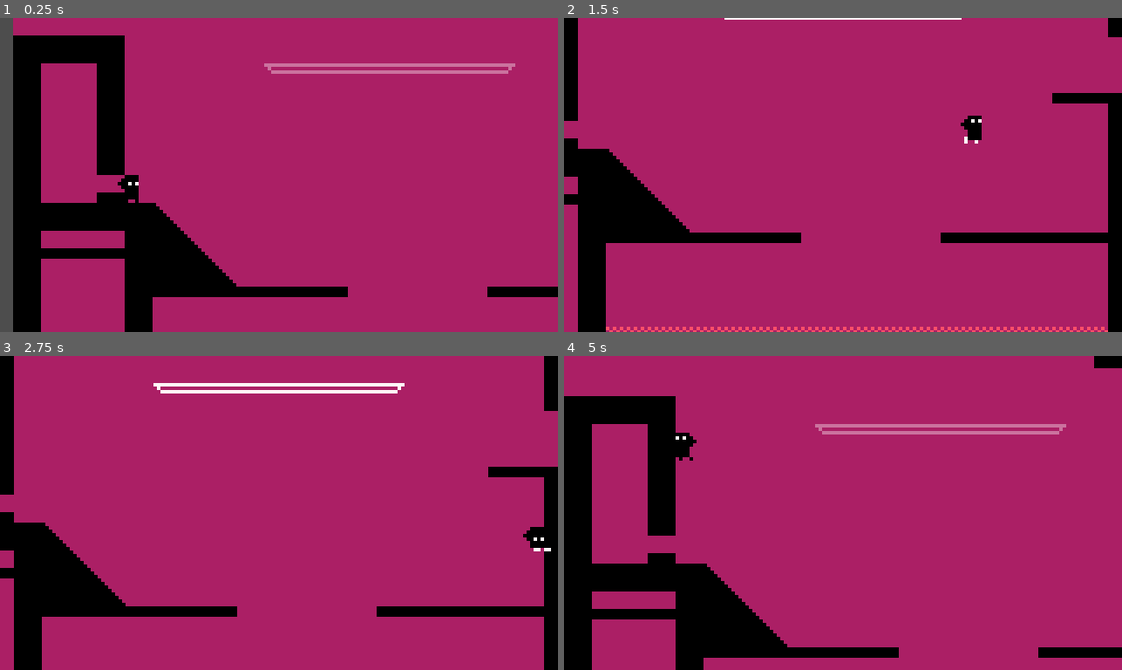
Above: before the commit, frames 1-4 (two rows, left to right).
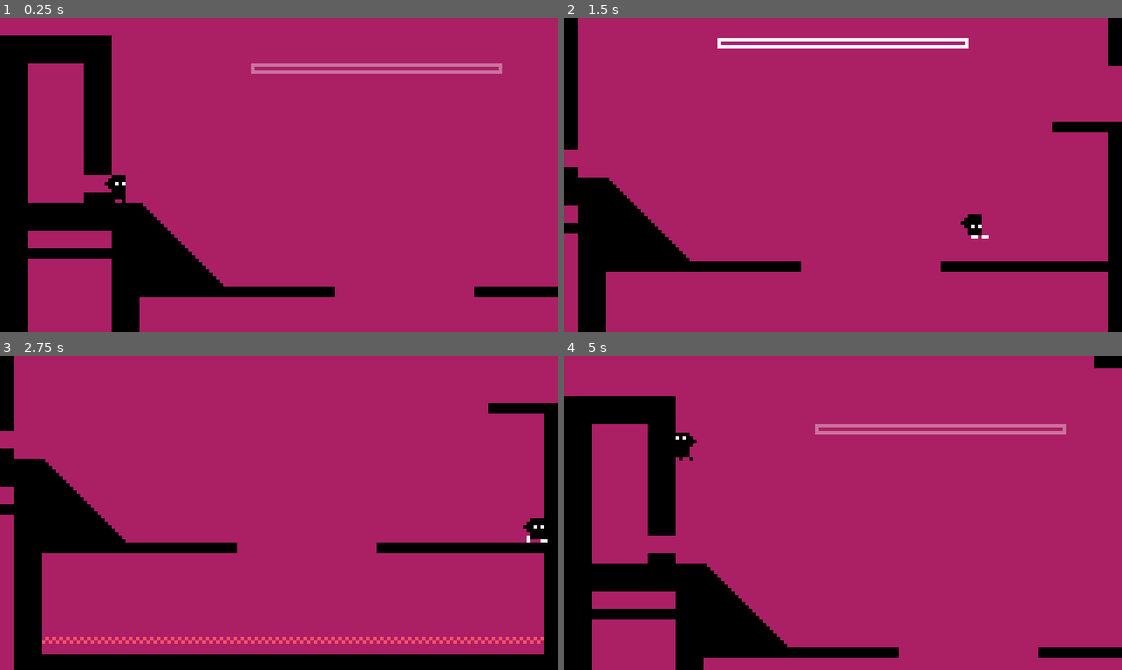
Above: after the commit, the same moments.

Repository: justindeogrades/godotminivania
Game: Godot game, scene res://scene_manager.tscn
Same seed, same stepped clock (60 frames per second), same inputs: the game is played once before the commit and once after it. Before the commit the project starts from res://RedLevel.tscn.
Inputs:
- Up to frame 1 (0.25 s): no input
- Up to frame 2 (1.5 s): hold D (right) 0.53-1.28 s; tap Shift (dash) at 0.6 s; tap Space (jump) at 0.77, 0.8, 1.07, 1.35 s; hold S (down) from 1.28 s (still down)
- Up to frame 3 (2.75 s): tap Space (jump) at 1.52, 1.82, 2.3 s; tap Shift (dash) at 1.55, 2.1 s; release S (down) at 2.03 s; hold D (right) from 2.03 s (still down)
- Up to frame 4 (5 s): release D (right) at 2.78 s; hold W (up) 2.78-3.53 s; tap Shift (dash) at 2.85, 4.35 s; tap Space (jump) at 3.02, 3.32, 3.6, 3.77, 4.07, 4.52, 4.82 s; hold A (left) from 3.53 s (still down)

The runs differ from the first frame. In frame 1, 8.2% of the frame differs, in the area x 0-93%, y 0-100%; in frame 2, 10%; in frame 3, 18%, in the area x 0-100%, y 0-100%; in frame 4, less than 0.1%.

Commit message:
Put all scenes under a scene manager node, added a room transition fade out/in effect, refined scene switching, and modified the ghost tileset.

Diff:
--- a/BlueLevel.tscn
+++ b/BlueLevel.tscn
@@ -1,13 +1,14 @@
-[gd_scene load_steps=8 format=3 uid="uid://bgihl8jtdn8dk"]
+[gd_scene load_steps=9 format=3 uid="uid://bgihl8jtdn8dk"]
 
 [ext_resource type="TileSet" uid="uid://cu3gw87g3uvi7" path="res://Tilesets/background.tres" id="1_63jd3"]
 [ext_resource type="Script" path="res://BlueLevel.gd" id="1_tpuii"]
 [ext_resource type="TileSet" uid="uid://b1vmkb4dmwqml" path="res://Tilesets/hazards.tres" id="2_opk8n"]
 [ext_resource type="TileSet" uid="uid://5ty0ghq1d5ik" path="res://Tilesets/terrain.tres" id="3_kl454"]
+[ext_resource type="TileSet" uid="uid://b2hd3pg5ga6bb" path="res://Tilesets/ghost.tres" id="5_0yati"]
 [ext_resource type="Script" path="res://SceneWarp.gd" id="5_d64u7"]
 
 [sub_resource type="RectangleShape2D" id="RectangleShape2D_pd3pp"]
-size = Vector2(188, 128)
+size = Vector2(188, 143)
 
 [sub_resource type="RectangleShape2D" id="RectangleShape2D_sfpkf"]
 size = Vector2(20, 16)
@@ -35,13 +36,20 @@
 layer_0/name = "Collide"
 layer_0/tile_data = PackedInt32Array(327677, 65536, 0, 327678, 65536, 0, 327679, 65536, 0, 262144, 65536, 0, 262145, 65 …(1157 unchanged characters)…
 
+[node name="Ghost Tiles" type="TileMap" parent="."]
+modulate = Color(1, 1, 1, 0.384314)
+tile_set = ExtResource("5_0yati")
+cell_quadrant_size = 8
+format = 2
+layer_0/tile_data = PackedInt32Array(-262139, 65536, 0, -262138, 131072, 0, -262137, 131072, 0, -262136, 131072, 0, -262135, 131072, 0, -262134, 131072, 0, -262133, 131072, 0, -262132, 131072, 0, -262131, 196608, 0)
+
 [node name="RoomA" type="Area2D" parent="."]
 
 [node name="CollisionShape2D" type="CollisionShape2D" parent="RoomA"]
-position = Vector2(62, 7)
+position = Vector2(62, -0.5)
 shape = SubResource("RectangleShape2D_pd3pp")
 
-[node name="SceneWarp" type="Area2D" parent="."]
+[node name="SceneWarp" type="Area2D" parent="." groups=["SceneWarps"]]
 script = ExtResource("5_d64u7")
 warp_to_pos = Vector2(366, 54)
 warp_to_scene_path = "res://RedLevel.tscn"
@@ -50,7 +58,7 @@
 position = Vector2(-52, 23)
 shape = SubResource("RectangleShape2D_sfpkf")
 
-[node name="SceneWarp2" type="Area2D" parent="."]
+[node name="SceneWarp2" type="Area2D" parent="." groups=["SceneWarps"]]
 script = ExtResource("5_d64u7")
 warp_to_pos = Vector2(366, -18)
 warp_to_scene_path = "res://RedLevel.tscn"
--- a/Characters/Player.gd
+++ b/Characters/Player.gd
@@ -35,12 +35,12 @@
 var sprite_flipped = false;
 var dead = false;
 var death_frame = 0;
-var player_control = true;
+var player_control = false;
 var last_pos_on_floor = Vector2(0, 0);
 var floor_pos_update_frame = 0;
 
 func _ready():
-	print_debug("Player created.");
+	camera.position_smoothing_enabled = false;
 
 func _physics_process(delta):
 
@@ -66,11 +66,11 @@
 				last_pos_on_floor = position;
 				floor_pos_update_frame = 0;
 
-	if player_control:
+	if player_control and not dead:
 		if Input.is_action_just_pressed("jump"):
 			if is_on_floor():
 				velocity.y = jump_velocity
-			elif  double_jump_ready:
+			elif  double_jump_ready and not dashing:
 				velocity.y = double_jump_velocity
 				emit_particle_burst(Vector3(0,1,0));
 				double_jump_ready = false
@@ -126,6 +126,7 @@
 				ghost_ready = true;
 	else:
 		velocity = Vector2.ZERO;
+		pass
 
 	update_animation()
 	move_and_slide()
@@ -157,12 +158,6 @@
 			shoes_sprite.flip_h = false;
 
 func detect_hazards():
-	"""
-	for i in get_slide_collision_count():
-		var collision = get_slide_collision(i)
-		if collision.get_collider().name == "Hazards":
-			death();
-	"""
 	if is_colliding_with_tile("Hazards"):
 		death();
 
@@ -206,9 +201,17 @@
 			return true;
 
 func _on_room_detector_area_entered(area):
-	var collision_shape = area.get_node("CollisionShape2D");
-	var size = collision_shape.shape.extents * 2;
-	camera.limit_top = collision_shape.global_position.y - size.y / 2;
-	camera.limit_bottom = collision_shape.global_position.y + size.y / 2;
-	camera.limit_left = collision_shape.global_position.x - size.x / 2;
-	camera.limit_right = collision_shape.global_position.x + size.x / 2;
+	if not area.is_in_group("SceneWarps"):
+		var collision_shape = area.get_node("CollisionShape2D");
+		var size = collision_shape.shape.extents * 2;
+		camera.limit_top = collision_shape.global_position.y - size.y / 2;
+		camera.limit_bottom = collision_shape.global_position.y + size.y / 2;
+		camera.limit_left = collision_shape.global_position.x - size.x / 2;
+		camera.limit_right = collision_shape.global_position.x + size.x / 2;
+	else:
+		player_control = false;
+
+
+func _on_timer_timeout():
+	player_control = true;
+	camera.position_smoothing_enabled = true;
--- a/Characters/Player.tscn
+++ b/Characters/Player.tscn
@@ -276,4 +276,9 @@
 drag_right_margin = 0.1
 drag_bottom_margin = 0.1
 
+[node name="Timer" type="Timer" parent="."]
+wait_time = 0.1
+autostart = true
+
 [connection signal="area_entered" from="RoomDetector" to="." method="_on_room_detector_area_entered"]
+[connection signal="timeout" from="Timer" to="." method="_on_timer_timeout"]
--- a/LevelTransition.gd
+++ b/LevelTransition.gd
@@ -1,18 +1,34 @@
 extends CanvasLayer
 
+var scene_transitioning_to = " "
+
+signal faded_to_black;
+signal faded_to_level;
 
 # Called when the node enters the scene tree for the first time.
 func _ready():
-	pass # Replace with function body.
+	#var scene_warp = get_tree().get_node("SceneManager").get_node("Levels").get_node("SceneWarp");
+	#scene_warp.player_entered.connect(_on_player_entered);
+	pass
 
 
 # Called every frame. 'delta' is the elapsed time since the previous frame.
 func _process(delta):
 	pass
 
+func begin_scene_transition(_scene_transitioning_to):
+	scene_transitioning_to = _scene_transitioning_to;
+	fade_to_black();
 
 func fade_to_black():
 	$AnimationPlayer.play("fade_to_black");
 
 func fade_to_level():
 	$AnimationPlayer.play("fade_to_level");
+
+
+func _on_animation_player_animation_finished(anim_name):
+	if anim_name == "fade_to_black":
+		emit_signal("faded_to_black");
+		get_parent().change_scene_to(scene_transitioning_to);
+		fade_to_level();
--- a/RedLevel.gd
+++ b/RedLevel.gd
@@ -7,6 +7,7 @@
 	player = load(player_scene_path).instantiate();
 	add_child(player);
 	player.position = Global.warp_pos;
+	pass
 
 
 # Called every frame. 'delta' is the elapsed time since the previous frame.
--- a/RedLevel.tscn
+++ b/RedLevel.tscn
@@ -16,7 +16,7 @@
 [sub_resource type="RectangleShape2D" id="RectangleShape2D_bfn6u"]
 size = Vector2(20, 16)
 
-[node name="Level" type="Node2D"]
+[node name="RedLevel" type="Node2D"]
 script = ExtResource("1_mvw30")
 
 [node name="Background" type="TileMap" parent="."]
@@ -56,7 +56,7 @@
 position = Vector2(263.5, 7)
 shape = SubResource("RectangleShape2D_hg21t")
 
-[node name="SceneWarp" type="Area2D" parent="."]
+[node name="SceneWarp" type="Area2D" parent="." groups=["SceneWarps"]]
 script = ExtResource("6_kus0f")
 warp_to_pos = Vector2(-30, 22)
 warp_to_scene_path = "res://BlueLevel.tscn"
@@ -65,7 +65,7 @@
 position = Vector2(394, 55)
 shape = SubResource("RectangleShape2D_bfn6u")
 
-[node name="SceneWarp2" type="Area2D" parent="."]
+[node name="SceneWarp2" type="Area2D" parent="." groups=["SceneWarps"]]
 script = ExtResource("6_kus0f")
 warp_to_pos = Vector2(-30, -50)
 warp_to_scene_path = "res://BlueLevel.tscn"
--- /dev/null
+++ b/SceneManager.gd
@@ -0,0 +1,29 @@
+extends Node
+
+var red_level_scene_path = ("res://RedLevel.tscn");
+var blue_level_scene_path = ("res://BlueLevel.tscn");
+
+var queued_scene_path = " ";
+var current_scene_node : Node2D
+var player : Node2D;
+
+
+# Called when the node enters the scene tree for the first time.
+func _ready():
+	queued_scene_path = red_level_scene_path;
+	current_scene_node = load(queued_scene_path).instantiate()
+	$Levels.add_child(current_scene_node);
+	#var player = load("res://Characters/Player.tscn").instantiate()
+	#add_child(player)
+
+
+# Called every frame. 'delta' is the elapsed time since the previous frame.
+func _process(delta):
+	pass
+
+func change_scene_to(scene_path):
+	queued_scene_path = scene_path;
+	current_scene_node.queue_free();
+	current_scene_node = load(queued_scene_path).instantiate()
+	$Levels.call_deferred("add_child", current_scene_node);
+	#add_child(current_scene_node);
--- a/SceneWarp.gd
+++ b/SceneWarp.gd
@@ -2,6 +2,8 @@
 
 @export var warp_to_pos = Vector2.ZERO;
 @export var warp_to_scene_path = " ";
+
+signal player_entered;
 
 # Called when the node enters the scene tree for the first time.
 func _ready():
@@ -15,6 +17,5 @@
 
 func _on_body_entered(body):
 	Global.warp_pos = warp_to_pos
-	get_tree().change_scene_to_file(warp_to_scene_path);
-	"""get_tree().change_scene_to_file("res://PinkLevel.tscn");"""
-	print_debug(warp_to_pos)
+	emit_signal("player_entered");
+	get_tree().get_root().get_node("SceneManager").get_node("LevelTransition").begin_scene_transition(warp_to_scene_path);
--- a/level_transition.tscn
+++ b/level_transition.tscn
@@ -1,6 +1,21 @@
 [gd_scene load_steps=6 format=3 uid="uid://drqct8ftlgw0i"]
 
 [ext_resource type="Script" path="res://LevelTransition.gd" id="1_5uuc4"]
+
+[sub_resource type="Animation" id="Animation_jpymf"]
+length = 0.001
+tracks/0/type = "value"
+tracks/0/imported = false
+tracks/0/enabled = true
+tracks/0/path = NodePath("ColorRect:color")
+tracks/0/interp = 1
+tracks/0/loop_wrap = true
+tracks/0/keys = {
+"times": PackedFloat32Array(0),
+"transitions": PackedFloat32Array(1),
+"update": 0,
+"values": [Color(0, 0, 0, 0)]
+}
 
 [sub_resource type="Animation" id="Animation_ck566"]
 resource_name = "fade_to_black"
@@ -32,21 +47,6 @@
 "values": [Color(0, 0, 0, 1), Color(0, 0, 0, 0)]
 }
 
-[sub_resource type="Animation" id="Animation_jpymf"]
-length = 0.001
-tracks/0/type = "value"
-tracks/0/imported = false
-tracks/0/enabled = true
-tracks/0/path = NodePath("ColorRect:color")
-tracks/0/interp = 1
-tracks/0/loop_wrap = true
-tracks/0/keys = {
-"times": PackedFloat32Array(0),
-"transitions": PackedFloat32Array(1),
-"update": 0,
-"values": [Color(0, 0, 0, 0)]
-}
-
 [sub_resource type="AnimationLibrary" id="AnimationLibrary_vcxn0"]
 _data = {
 "RESET": SubResource("Animation_jpymf"),
@@ -66,3 +66,5 @@
 libraries = {
 "": SubResource("AnimationLibrary_vcxn0")
 }
+
+[connection signal="animation_finished" from="AnimationPlayer" to="." method="_on_animation_player_animation_finished"]
--- a/project.godot
+++ b/project.godot
@@ -11,7 +11,7 @@
 [application]
 
 config/name="berk"
-run/main_scene="res://RedLevel.tscn"
+run/main_scene="res://scene_manager.tscn"
 config/features=PackedStringArray("4.1", "GL Compatibility")
 config/icon="res://icon.svg"
 
--- /dev/null
+++ b/scene_manager.tscn
@@ -0,0 +1,11 @@
+[gd_scene load_steps=3 format=3 uid="uid://c4mvjkge6jdtn"]
+
+[ext_resource type="Script" path="res://SceneManager.gd" id="1_tkn5e"]
+[ext_resource type="PackedScene" uid="uid://drqct8ftlgw0i" path="res://level_transition.tscn" id="2_mg7w3"]
+
+[node name="SceneManager" type="Node"]
+script = ExtResource("1_tkn5e")
+
+[node name="Levels" type="Node" parent="."]
+
+[node name="LevelTransition" parent="." instance=ExtResource("2_mg7w3")]
Binary file changed: Sprites/ghost tiles.png
Not shown, changed: Sprites/ghost tiles.png.import
